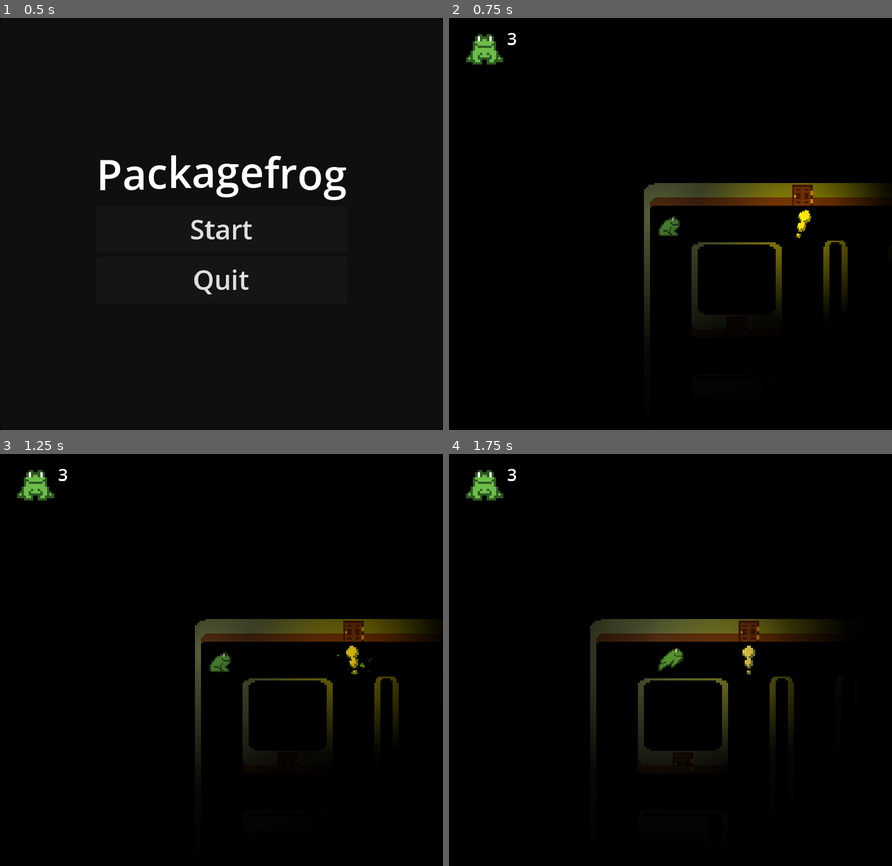
Above: before the commit, frames 1-4 (two rows, left to right).
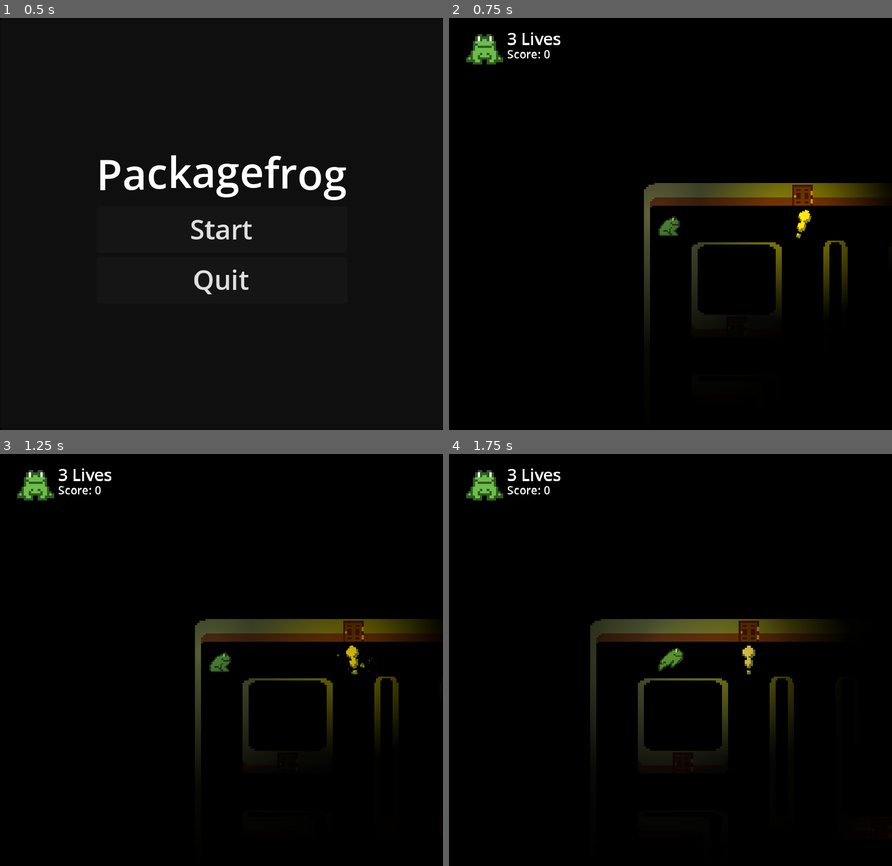
Above: after the commit, the same moments.

Repository: souplamp/packageman
Game: Godot game, scene res://menu.tscn
Same seed, same stepped clock (60 frames per second), same inputs: the game is played once before the commit and once after it.
Inputs:
- Up to frame 1 (0.5 s): no input
- Up to frame 2 (0.75 s): click "Start" at 0.5 s
- Up to frame 3 (1.25 s): no input
- Up to frame 4 (1.75 s): tap Enter at 1.25 s; hold Right (ui_right) from 1.28 s (still down)

Frame 1 is identical in both runs. In frame 2, 0.2% of the frame differs, in the area x 13-26%, y 3-10%; in frame 3, 0.2%; in frame 4, 0.2%.

Commit message:
game over screen

Diff:
--- a/mansion/mansion.gd
+++ b/mansion/mansion.gd
@@ -3,9 +3,11 @@
 @onready var maze: TileMap = $maze
 @onready var frog: CharacterBody2D = $frog
 @onready var count: RichTextLabel = $canvas/hbox/count
+@onready var pack: RichTextLabel = $canvas/package
 
 var current_receive
 
+var packages: int = 0
 var lives: int = 3
 
 func _ready() -> void:
@@ -43,7 +45,9 @@
 	current_receive = rec
 
 func game_over() -> void:
-	pass
+	$canvas/panelcont.show()
+	$canvas/panelcont/centercont/label.text = \
+	"[center][wave]G A M E   O V E R !\n[font size=9][rainbow]SCORE:  " + str(packages)
 
 func _on_frog_died():
 	reset()
@@ -51,12 +55,15 @@
 
 		return
 	lives -= 1
-	count.text = str(lives)
+	count.text = str(lives) + " Lives"
 
 func _on_frog_pause_maze():
 	maze.paused = true
 
 func _on_frog_package_received():
+	print("yahoo")
 	await current_receive.call_deferred("queue_free")
 	spawn_package()
 	spawn_receive()
+	packages += 1
+	pack.text = "Score: " + str(packages)
--- a/mansion/mansion.tscn
+++ b/mansion/mansion.tscn
@@ -513,22 +513,22 @@
 stream_1/stream = ExtResource("6_w16e5")
 stream_1/weight = 1.0
 
+[sub_resource type="Gradient" id="Gradient_6lb2q"]
+offsets = PackedFloat32Array(0, 0.0702703, 0.378378, 0.402703, 0.659459)
+colors = PackedColorArray(1, 1, 1, 1, 0.740541, 0.740541, 0.740541, 1, 0.120338, 0.120338, 0.120338, 1, 0.087899, 0.087899, 0.087899, 1, 0, 0, 0, 1)
+
+[sub_resource type="GradientTexture2D" id="GradientTexture2D_vuti4"]
+gradient = SubResource("Gradient_6lb2q")
+fill = 1
+fill_from = Vector2(0.475214, 0.483761)
+fill_to = Vector2(1, 1)
+
 [sub_resource type="AudioStreamRandomizer" id="AudioStreamRandomizer_ulobe"]
 streams_count = 1
 random_pitch = 1.45
 random_volume_offset_db = 0.0
 stream_0/stream = ExtResource("4_yicem")
 stream_0/weight = 1.0
-
-[sub_resource type="Gradient" id="Gradient_6lb2q"]
-offsets = PackedFloat32Array(0, 0.0702703, 0.378378, 0.402703, 0.659459)
-colors = PackedColorArray(1, 1, 1, 1, 0.740541, 0.740541, 0.740541, 1, 0.120338, 0.120338, 0.120338, 1, 0.087899, 0.087899, 0.087899, 1, 0, 0, 0, 1)
-
-[sub_resource type="GradientTexture2D" id="GradientTexture2D_vuti4"]
-gradient = SubResource("Gradient_6lb2q")
-fill = 1
-fill_from = Vector2(0.475214, 0.483761)
-fill_to = Vector2(1, 1)
 
 [node name="mansion" type="Control"]
 layout_mode = 3
@@ -570,6 +570,11 @@
 autoplay = true
 max_distance = 250.0
 
+[node name="light" type="PointLight2D" parent="maze"]
+scale = Vector2(3.53125, 3.53125)
+color = Color(0.258824, 0.12549, 0.105882, 1)
+texture = SubResource("GradientTexture2D_vuti4")
+
 [node name="canvas" type="CanvasLayer" parent="."]
 
 [node name="hbox" type="HBoxContainer" parent="canvas"]
@@ -585,10 +590,42 @@
 stretch_mode = 6
 
 [node name="count" type="RichTextLabel" parent="canvas/hbox"]
-custom_minimum_size = Vector2(50, 0)
+custom_minimum_size = Vector2(100, 0)
 layout_mode = 2
-text = "3"
+text = "3 Lives"
 scroll_active = false
+
+[node name="package" type="RichTextLabel" parent="canvas"]
+offset_left = 56.0
+offset_top = 27.0
+offset_right = 171.0
+offset_bottom = 53.0
+theme_override_constants/line_separation = -6
+theme_override_font_sizes/normal_font_size = 11
+text = "Score: 0"
+fit_content = true
+autowrap_mode = 0
+
+[node name="panelcont" type="PanelContainer" parent="canvas"]
+visible = false
+anchors_preset = 15
+anchor_right = 1.0
+anchor_bottom = 1.0
+grow_horizontal = 2
+grow_vertical = 2
+
+[node name="centercont" type="CenterContainer" parent="canvas/panelcont"]
+layout_mode = 2
+
+[node name="label" type="RichTextLabel" parent="canvas/panelcont/centercont"]
+layout_mode = 2
+theme_override_font_sizes/normal_font_size = 24
+bbcode_enabled = true
+text = "[center][wave]G A M E   O V E R !
+[font size=9][rainbow]SCORE: 0"
+fit_content = true
+scroll_active = false
+autowrap_mode = 0
 
 [node name="frog" parent="." instance=ExtResource("6_p1fgf")]
 position = Vector2(56, 56)
--- a/mansion/maze.gd
+++ b/mansion/maze.gd
@@ -4,6 +4,7 @@
 
 @onready var timer: Timer = $move
 @onready var slither: AudioStreamPlayer2D = $slither
+@onready var light: PointLight2D = $light
 
 var current_head: Vector2i = Vector2i(12, 10)
 
@@ -21,8 +22,6 @@
 func init() -> void:
 	timer.start()
 	set_cell(1, current_head, 1, Vector2i.ZERO)
-
-
 
 func reset() -> void:
 	timer.stop()
@@ -67,7 +66,9 @@
 
 func _on_move_timeout():
 	if !slither.is_playing(): slither.play()
-	slither.position = 16 * (Vector2(current_head) + Vector2(1.5, 2.5))
+	var current_head_position = 16 * (Vector2(current_head))
+	slither.position = current_head_position
+	light.position = current_head_position
 	move()
 
 func _on_frog_ask_for_tile(location):
